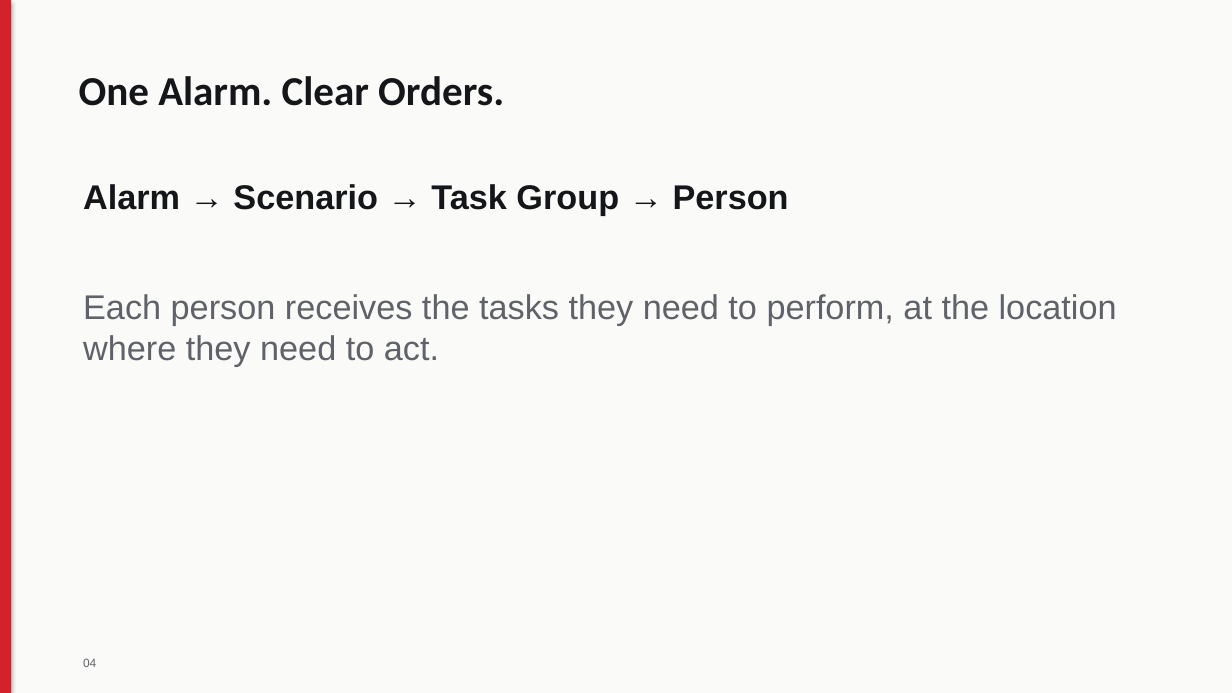
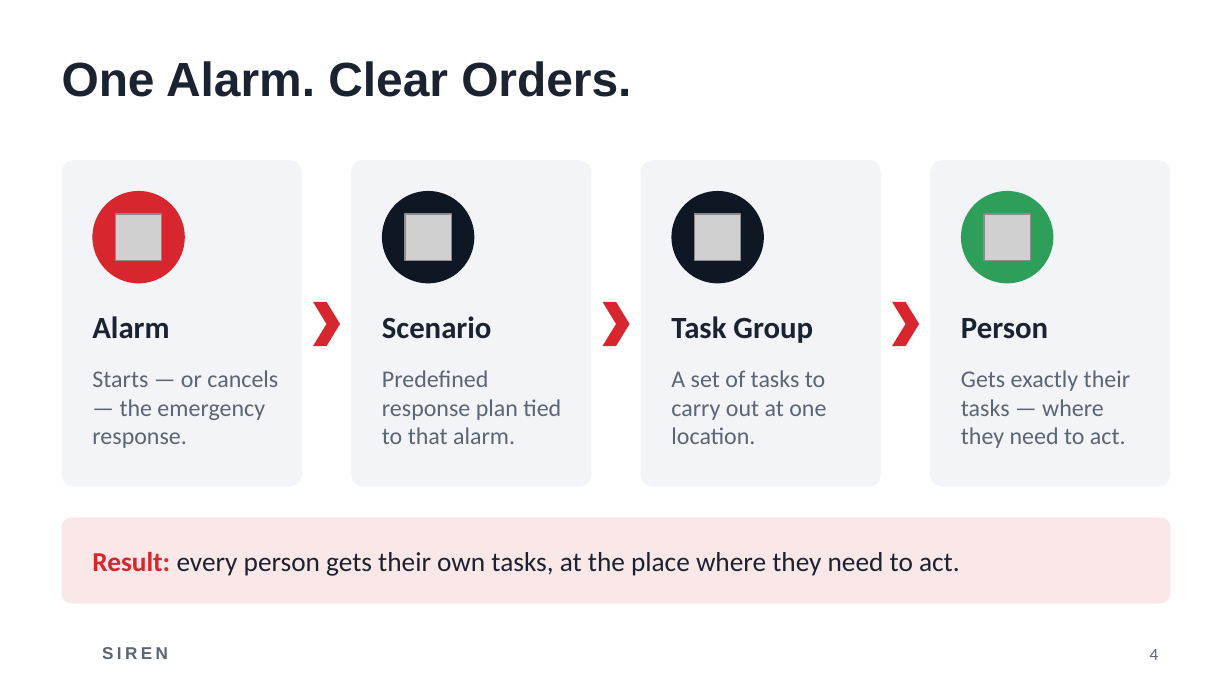
Before and after one commit to PW-ZGS/Wyjec, a slide deck: slide 4 of presentation.pptx. Drawn at 1232x693 pixels with LibreOffice and Linux fonts; fonts in the diff are those of the drawing; grey boxes stand for pictures; background and template pictures are left out. Boxes give left, top, right and bottom in pixels: in the first picture for what was removed or moved away, otherwise in the second. Text is boxed around its words. In the diff, an @@ line names an element or a change of style, - is before the commit and + after.

```diff
--- a/presentation.pptx
+++ b/presentation.pptx
@@ background #FAFAF8 to #FFFFFF @@
@@ rectangle removed at [0, 0, 11, 692] @@
@@ title "One Alarm. Clear Orders.": place and size @@
-title "One Alarm. Clear Orders." at [79, 76, 504, 106]
+title "One Alarm. Clear Orders." at [62, 61, 631, 97]
@@ title "One Alarm. Clear Orders." at [62, 61, 631, 97]: size 24 to 28 pt, font Calibri to Arial, text colour #141619 to #1B2230; vertical alignment top to middle @@
@@ rounded rectangle added at [62, 160, 302, 487], fill #F2F4F7 @@
@@ rounded rectangle added at [351, 160, 591, 487], fill #F2F4F7 @@
@@ rounded rectangle added at [641, 160, 881, 487], fill #F2F4F7 @@
@@ rounded rectangle added at [930, 160, 1170, 487], fill #F2F4F7 @@
@@ text removed at [83, 184, 1117, 366] @@
-Alarm → Scenario → Task Group → Person
-Each person receives the tasks they need to perform, at the location where they need to act.
@@ ellipse added at [92, 191, 185, 283], fill #D7262E @@
@@ ellipse added at [382, 191, 474, 283], fill #0F1724 @@
@@ ellipse added at [671, 191, 764, 283], fill #0F1724 @@
@@ ellipse added at [961, 191, 1053, 283], fill #2E9E5B @@
@@ picture added at [116, 214, 163, 261] @@
@@ picture added at [405, 214, 452, 261] @@
@@ picture added at [695, 214, 742, 261] @@
@@ picture added at [984, 214, 1031, 261] @@
@@ text added at [92, 316, 169, 339], 18 pt, text #1B2230, bold @@
+Alarm
@@ chevron added at [313, 302, 340, 346], fill #D7262E @@
@@ text added at [382, 316, 492, 339], 18 pt, text #1B2230, bold @@
+Scenario
@@ chevron added at [602, 302, 630, 346], fill #D7262E @@
@@ text added at [671, 316, 813, 343], 18 pt, text #1B2230, bold @@
+Task Group
@@ chevron added at [892, 302, 919, 346], fill #D7262E @@
@@ text added at [961, 318, 1048, 339], 18 pt, text #1B2230, bold @@
+Person
@@ text added at [92, 370, 278, 448], 14 pt, text #5B6575 @@
+Starts — or cancels — the emergency response.
@@ text added at [382, 370, 561, 444], 14 pt, text #5B6575 @@
+Predefined response plan tied to that alarm.
@@ text added at [671, 370, 826, 444], 14 pt, text #5B6575 @@
+A set of tasks to carry out at one location.
@@ text added at [961, 370, 1130, 448], 14 pt, text #5B6575 @@
+Gets exactly their tasks — where they need to act.
@@ rounded rectangle added at [62, 517, 1170, 604], fill #D7262E at 10% opacity @@
@@ text added at [92, 552, 960, 576], 16 pt, text #1B2230 @@
+Result: every person gets their own tasks, at the place where they need to act.
@@ text removed at [83, 658, 96, 667] @@
-04
@@ text added at [102, 647, 168, 659], 10 pt, text #5B6575, bold @@
+SIREN
@@ page number added at [1150, 649, 1159, 660], 10 pt, text #5B6575 @@
+4
```
Also in this commit, not shown: 2 other slides changed, 8 slides added, 7 slides removed.
